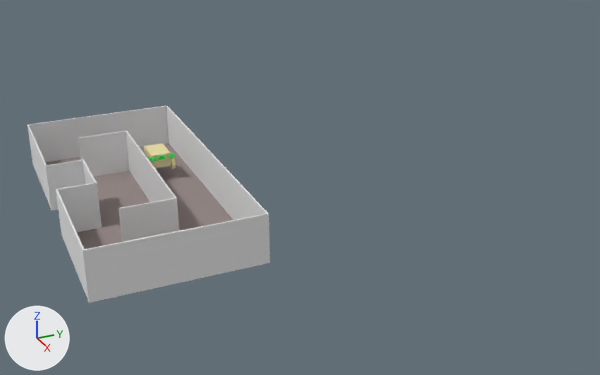
Two versions of the Blender file simulation/robotsimulation.blend, one commit apart.
Before and after are seen from a 50 mm camera at (48.4, -10.3, 23.4) aimed at (1.0, 11.1, -0.3). Arrows for +X, +Y and +Z are at lower left; the lights stay in place.

Names of what the first picture shows: 'DistanceSensor.F', 'DistanceSensor.L', 'DistanceSensor.R', 'Ground', 'MiddleWall', 'Robot'.
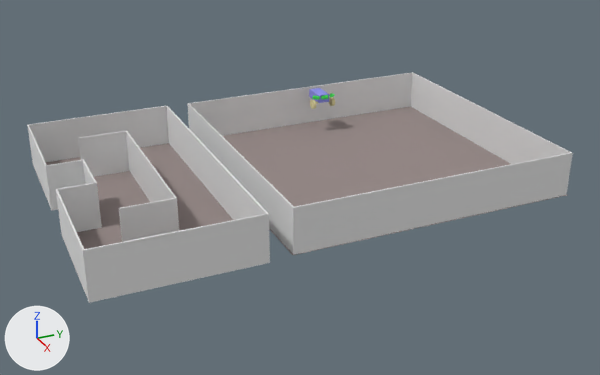
Patch to the scene script:
```diff
--- a/simulation/robotsimulation.blend.py
+++ b/simulation/robotsimulation.blend.py
@@ mat_robotmat @@
 mat_robotmat = diffuse_material('RobotMat')
-mat_robotmat.base_color = (0.8, 0.727, 0.389)  # beige #e7dea8
+mat_robotmat.base_color = (0.278, 0.291, 0.8)  # blue #9093e7
@@ mat_wheelmat @@
+mat_wheelmat = diffuse_material('WheelMat')
+mat_wheelmat.base_color = (0.8, 0.727, 0.389)  # beige #e7dea8
@@ me_bigwheel @@
+me_bigwheel.from_pydata(...)  # a 32-sided cylinder along z spanning x -0.344..0.344, y -0.344..0.344, z -0.117..0.117
+me_bigwheel.materials.append(mat_wheelmat)  # its picture is missing
@@ me_plane_002 @@
+me_plane_002.from_pydata([(-10.0, -10.0, 0.0), (10.0, -10.0, 0.0), (-10.0, 10.0, 0.0), (10.0, 10.0, 0.0)], [], [(0, 1, 3, 2)])
+me_plane_002.materials.append(mat_ground)  # grey #998d8b
@@ me_plane_003 @@
+me_plane_003.from_pydata([(-9.88, 9.88, 0.0), (-9.88, 0.0, 0.0), (0.0, 9.88, 0.0), (-9.88, 9.88, 3.0), (-9.88, 0.0, 3.0), (0.0, 9.88, 3.0)], [], [(0, 2, 5, 3), (1, 0, 3, 4)])
@@ ob_robot @@
 ob_robot = bpy.data.objects.new('Robot', me_cube)
-ob_robot.location = (-4.54, 2.71, 1.39)
+ob_robot.location = (-8.39, 16.97, 2.7)
@@ ob_distancesensor_l @@
 ob_distancesensor_l.matrix_parent_inverse = Matrix(((1.0, 0.0, 0.0, 3.604), (0.0, 1.0, 0.0, -2.887), (0.0, 0.0, 1.0, 0.0), (0.0, 0.0, 0.0, 1.0)))
-ob_distancesensor_l.location = (-2.472, 3.612, 0.27)
+ob_distancesensor_l.location = (-2.74, 3.612, 0.15)
 ob_distancesensor_l.rotation_euler = (0.0, 0.0, -0.785)  # degrees (0, 0, -45)
@@ ob_distancesensor_r @@
 ob_distancesensor_r.matrix_parent_inverse = Matrix(((1.0, 0.0, 0.0, 3.604), (0.0, 1.0, 0.0, -2.887), (0.0, 0.0, 1.0, 0.0), (0.0, 0.0, 0.0, 1.0)))
-ob_distancesensor_r.location = (-2.472, 2.17, 0.27)
+ob_distancesensor_r.location = (-2.74, 2.17, 0.15)
 ob_distancesensor_r.rotation_euler = (0.0, 0.0, -2.356)  # degrees (0, 0, -135)
@@ ob_distancesensor_f @@
 ob_distancesensor_f.matrix_parent_inverse = Matrix(((1.0, 0.0, 0.0, 3.604), (0.0, 1.0, 0.0, -2.887), (0.0, 0.0, 1.0, 0.0), (0.0, 0.0, 0.0, 1.0)))
-ob_distancesensor_f.location = (-2.472, 2.887, 0.27)
+ob_distancesensor_f.location = (-2.531, 2.887, 0.149)
 ob_distancesensor_f.rotation_euler = (0.0, 0.0, -1.571)  # degrees (0, 0, -90)
@@ ob_wheel_r @@
+ob_wheel_r = bpy.data.objects.new('Wheel.R', me_bigwheel)
+ob_wheel_r.location = (-7.78, 16.15, 2.26)
+ob_wheel_r.rotation_euler = (1.571, 0.0, 0.0)  # degrees (90, 0, 0)
@@ ob_wheel_l @@
+ob_wheel_l = bpy.data.objects.new('Wheel.L', me_bigwheel)
+ob_wheel_l.location = (-7.77, 17.79, 2.26)
+ob_wheel_l.rotation_euler = (1.571, 0.0, 0.0)  # degrees (90, 0, 0)
@@ ob_plane @@
+ob_plane = bpy.data.objects.new('Plane', me_plane_002)
+ob_plane.location = (0.0, 16.56, 0.0)
@@ ob_testwall @@
+ob_testwall = bpy.data.objects.new('TestWall', me_plane_003)
+ob_testwall.location = (0.0, 16.56, 0.0)
+ob_testwall.rotation_euler = (0.0, 0.0, -1.571)  # degrees (0, 0, -90)
+_m = ob_testwall.modifiers.new('Mirror', 'MIRROR')
+_m.use_axis = (True, True, False)
+_m.use_clip = True
+_m = ob_testwall.modifiers.new('Solidify', 'SOLIDIFY')
+_m.thickness = 0.1
+_m.offset = 0.0
+_m.use_even_offset = True
+_m.nonmanifold_thickness_mode = 'FIXED'
+_m.nonmanifold_merge_threshold = 0.0003
```

Where the change shows, as pixel boxes (x1, y1, x2, y2) in the pictures (600 x 375 px):
'TestWall', added: after (188, 72, 573, 255)
'Plane', added: after (223, 107, 566, 255)
'Robot', recoloured, moved: before (144, 143, 176, 169); after (309, 88, 329, 103)
'DistanceSensor.F', moved: before (157, 155, 166, 160); after (321, 95, 329, 99)
'DistanceSensor.R', moved: before (148, 157, 156, 161); after (313, 96, 320, 100)
'Wheel.R', added: after (310, 100, 316, 109)
'Wheel.L', added: after (329, 97, 335, 106)
'DistanceSensor.L', moved: before (168, 153, 175, 159); after (330, 93, 335, 98)
